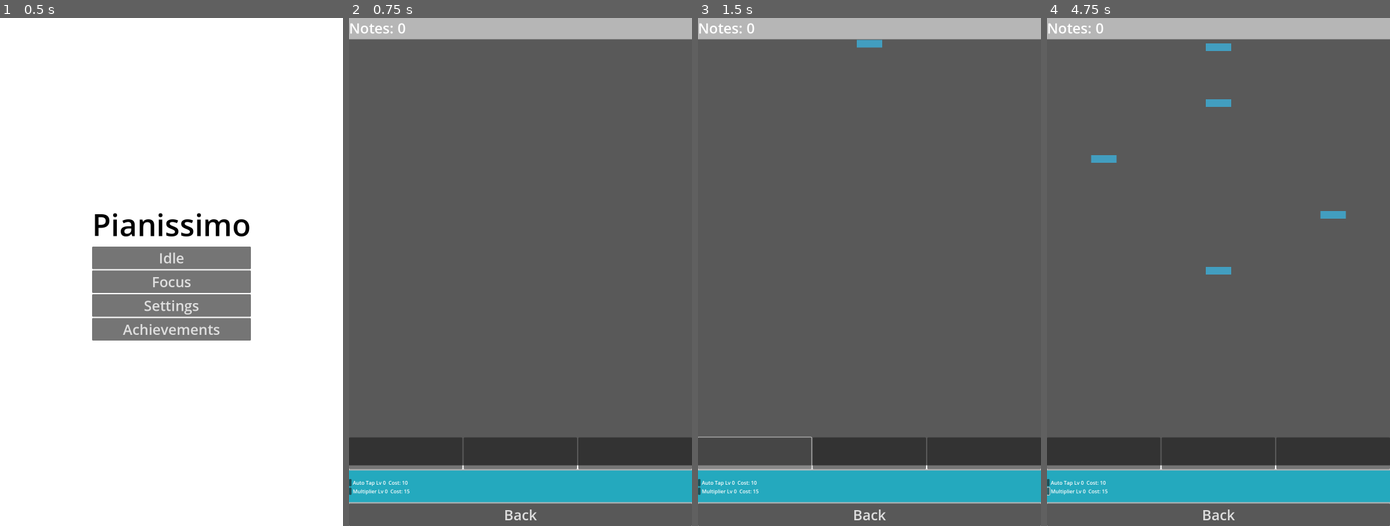
Above: before the commit, frames 1-4 (left to right).
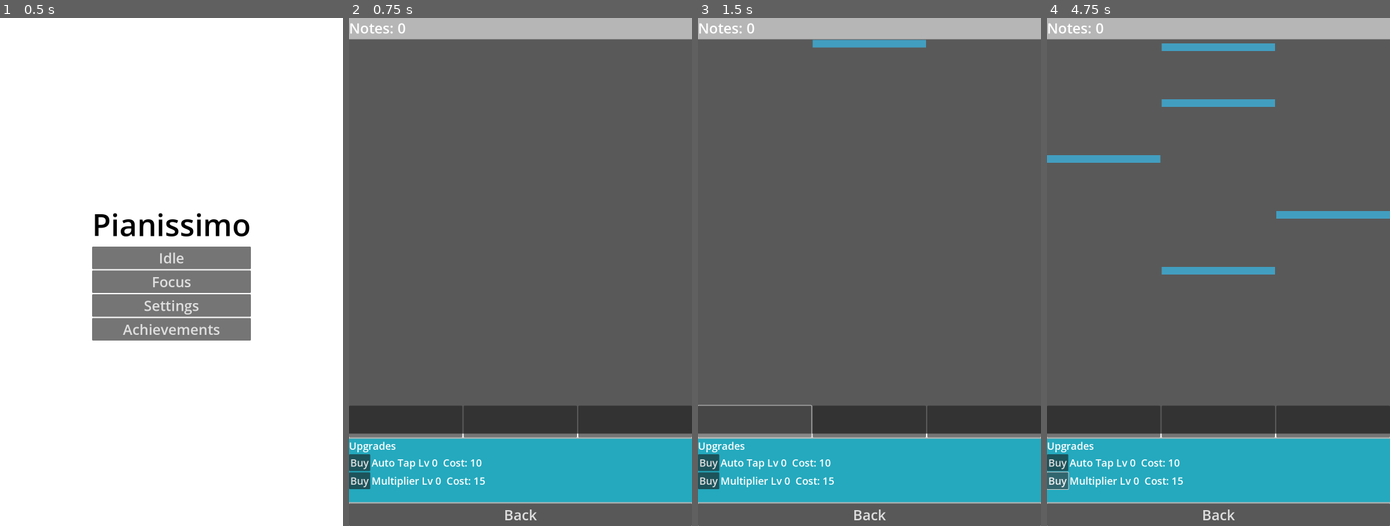
Above: after the commit, the same moments.

Repository: solsolet/MemoriaTFM
Game: Godot game, scene res://scenes/home/home.tscn
The game is run twice, just before and just after one commit, with the same random seed, the same clock (stepped at 60 frames per second) and the same inputs.
Inputs (mouse positions are in pixels of both pictures, inside the frame that each line leads up to; where the layout moved, square brackets give the same spot in the first picture):
- Up to frame 1 (0.5 s): no input
- Up to frame 2 (0.75 s): click "Idle" at 0.5 s
- Up to frame 3 (1.5 s): click (756, 419) [756, 454] at 1.25 s
- Up to frame 4 (4.75 s): click (1218, 419) [1218, 454] at 2 s; click (1331, 419) [1331, 454] at 2.75 s; click (1057, 465) [1047, 480] at 3.5 s; click (1057, 480) [1047, 490] at 4.25 s

Frame 1 is identical in both runs. In frame 2, 13% of the frame differs, in the area x 0-100%, y 76-94%; in frame 3, 12%; in frame 4, 15%, in the area x 0-100%, y 5-94%.

Commit message:
feat: guardar/carregar notes quan entres/ixes app

Diff:
--- a/pianissimo/scenes/game/game.gd
+++ b/pianissimo/scenes/game/game.gd
@@ -1,6 +1,8 @@
 extends Control
 
 const NOTE_SCENE = preload("res://scenes/note/note.tscn")
+const NOTE_HEIGHT = 24.0
+const SAVE_PATH = "user://piano_idle_save.cfg"
 
 @onready var notes_label: Label = $VBoxContainer/NotesLabel
 @onready var game_area: Control = $VBoxContainer/GameArea
@@ -22,26 +24,86 @@
 var auto_tap_timer: Timer
 
 var note_speed: float = 220.0
-var note_width: float = 80.0
-var note_height: float = 24.0
-
 var auto_tap_level: int = 0
 var multiplier_level: int = 0
 
 func _ready() -> void:
 	notes_label.text = "Notes: 0"
 
-	hit_line.size.y = 12
-	hit_line.size_flags_horizontal = Control.SIZE_FILL
-
-	update_upgrade_labels()
-
+	_setup_timers()
+
+	# Load progress from disk before updating the UI.
+	load_progress()
+
+	update_upgrade_labels()
+
+
+func _notification(what: int) -> void:
+	match what:
+		NOTIFICATION_APPLICATION_PAUSED, NOTIFICATION_APPLICATION_FOCUS_OUT:
+			save_progress()
+
+		NOTIFICATION_APPLICATION_RESUMED, NOTIFICATION_APPLICATION_FOCUS_IN:
+			load_progress()
+
+
+# INFO: Persistencia
+func save_progress() -> void:
+	var config = ConfigFile.new()
+
+	config.set_value("player", "notes", notes_value)
+	config.set_value("player", "auto_tap_level", auto_tap_level)
+	config.set_value("player", "multiplier_level", multiplier_level)
+	config.set_value("player", "last_save_time", int(Time.get_unix_time_from_system()))
+
+	var err = config.save(SAVE_PATH)
+	if err != OK:
+		print("Could not save progress: ", err)
+
+func load_progress() -> void:
+	var config = ConfigFile.new()
+
+	if not FileAccess.file_exists(SAVE_PATH):
+		return
+
+	var err = config.load(SAVE_PATH)
+	if err != OK:
+		print("Could not load progress: ", err)
+		return
+
+	notes_value = int(config.get_value("player", "notes", 0))
+	auto_tap_level = int(config.get_value("player", "auto_tap_level", 0))
+	multiplier_level = int(config.get_value("player", "multiplier_level", 0))
+
+	var last_save_time = int(config.get_value("player", "last_save_time", int(Time.get_unix_time_from_system())))
+	var now = int(Time.get_unix_time_from_system())
+	var elapsed_seconds = max(0, now - last_save_time)
+
+	if elapsed_seconds > 0:
+		# Simple offline income formula.
+		var offline_rate = 1.0 + auto_tap_level * 0.5
+		var offline_gain = int(elapsed_seconds * offline_rate)
+
+		if offline_gain > 0:
+			notes_value += offline_gain
+			print("Offline gain: ", offline_gain)
+
+	notes_label.text = "Notes: %d" % notes_value
+	update_upgrade_labels()
+
+	# Save again so the last_save_time is refreshed after loading.
+	save_progress()
+
+
+func _setup_timers() -> void:
+	# Periodically spawn new notes.
 	spawn_timer = Timer.new()
 	spawn_timer.wait_time = 0.8
 	spawn_timer.autostart = true
 	spawn_timer.timeout.connect(_on_spawn_timer_timeout)
 	add_child(spawn_timer)
 
+	# Auto-tap notes near the hit line.
 	auto_tap_timer = Timer.new()
 	auto_tap_timer.wait_time = 1.0
 	auto_tap_timer.autostart = true
@@ -49,17 +111,21 @@
 	add_child(auto_tap_timer)
 
 func _on_spawn_timer_timeout() -> void:
+	# Spawn a note in a random lane.
 	var lane = randi_range(0, key_buttons.size() - 1)
 	spawn_note(lane)
 
 func spawn_note(lane_index: int) -> void:
+	# Create a note and match its width to the key width.
+	var key_button = key_buttons[lane_index]
 	var note = NOTE_SCENE.instantiate() as Note
 	note.lane = lane_index
 	note.speed = note_speed
 
-	note.size = Vector2(note_width, note_height)
-
-	var key_button = key_buttons[lane_index]
+	var note_width = max(1.0, key_button.size.x)
+	note.set_note_size(Vector2(note_width, NOTE_HEIGHT))
+
+	# Position it relative to the game area.
 	var key_rect = key_button.get_global_rect()
 	var game_rect = game_area.get_global_rect()
 
@@ -71,17 +137,19 @@
 	active_notes.append(note)
 
 func _process(delta: float) -> void:
+	# Move notes downward and remove them once they hit the line.
 	for i in range(active_notes.size() - 1, -1, -1):
 		var note = active_notes[i]
 		note.position.y += note.speed * delta
 
-		var note_bottom = note.position.y + note.size.y
-		var hit_y = hit_line.position.y
-
-		if note_bottom >= hit_y:
+		if _note_reached_hit_line(note):
 			active_notes.remove_at(i)
 			note.queue_free()
 
+func _note_reached_hit_line(note: Note) -> bool:
+	var note_bottom = note.position.y + note.size.y
+	return note_bottom >= hit_line.position.y
+
 func _on_key_0_pressed() -> void:
 	handle_key_input(0)
 
@@ -92,6 +160,24 @@
 	handle_key_input(2)
 
 func handle_key_input(lane_index: int) -> void:
+	# Try to hit the closest note in the requested lane.
+	var best_note = _find_best_note_for_lane(lane_index)
+	if best_note == null:
+		return
+
+	var distance = abs((best_note.position.y + best_note.size.y) - hit_line.position.y)
+
+	if distance <= 20.0:
+		award_notes(2)
+	elif distance <= 50.0:
+		award_notes(1)
+	else:
+		return
+
+	active_notes.erase(best_note)
+	best_note.queue_free()
+
+func _find_best_note_for_lane(lane_index: int) -> Note:
 	var best_note: Note = null
 	var best_distance: float = INF
 
@@ -104,31 +190,10 @@
 			best_distance = distance
 			best_note = note
 
-	if best_note == null:
-		return
-
-	if best_distance <= 20.0:
-		award_notes(2)
-	elif best_distance <= 50.0:
-		award_notes(1)
-	else:
-		return
-
-	active_notes.erase(best_note)
-	best_note.queue_free()
-
-func award_notes(amount: int) -> void:
-	var reward = amount * (1 + multiplier_level)
-	notes_value += reward
-	notes_label.text = "Notes: %d" % notes_value
-
-func _on_auto_tap_timeout() -> void:
-	if auto_tap_level <= 0:
-		return
-
-	if active_notes.is_empty():
-		return
-
+	return best_note
+
+func _find_closest_note() -> Note:
+	# Used by auto-tap to find the note closest to the hit line.
 	var closest_note: Note = null
 	var closest_distance: float = INF
 
@@ -138,12 +203,30 @@
 			closest_distance = distance
 			closest_note = note
 
-	if closest_note == null:
+	return closest_note
+
+
+func award_notes(amount: int) -> void:
+	# Multiply the reward with the current multiplier level.
+	var reward = amount * (1 + multiplier_level)
+	notes_value += reward
+	notes_label.text = "Notes: %d" % notes_value
+
+	save_progress()
+
+
+func _on_auto_tap_timeout() -> void:
+	# Auto-tap only if the player already bought the upgrade.
+	if auto_tap_level <= 0:
+		return
+
+	var best_note = _find_closest_note()
+	if best_note == null:
 		return
 
 	award_notes(1)
-	active_notes.erase(closest_note)
-	closest_note.queue_free()
+	active_notes.erase(best_note)
+	best_note.queue_free()
 
 func _on_auto_tap_button_pressed() -> void:
 	var cost = auto_tap_cost()
@@ -152,8 +235,13 @@
 
 	notes_value -= cost
 	auto_tap_level += 1
+
+	# Faster auto-tap as the level grows.
 	auto_tap_timer.wait_time = max(0.4, 1.0 - 0.1 * auto_tap_level)
 	update_upgrade_labels()
+
+	save_progress()
+
 
 func _on_multiplier_button_pressed() -> void:
 	var cost = multiplier_cost()
@@ -163,6 +251,8 @@
 	notes_value -= cost
 	multiplier_level += 1
 	update_upgrade_labels()
+
+	save_progress()
 
 func auto_tap_cost() -> int:
 	return 10 + auto_tap_level * 8
@@ -175,5 +265,33 @@
 	multiplier_label.text = "Multiplier Lv %d  Cost: %d" % [multiplier_level, multiplier_cost()]
 	notes_label.text = "Notes: %d" % notes_value
 
+
+func cleanup() -> void:
+	# Stop timers and clear notes when leaving the scene.
+	save_progress()
+
+	set_process(false)
+
+	if spawn_timer:
+		spawn_timer.stop()
+		spawn_timer.queue_free()
+		spawn_timer = null
+
+	if auto_tap_timer:
+		auto_tap_timer.stop()
+		auto_tap_timer.queue_free()
+		auto_tap_timer = null
+
+	for note in active_notes:
+		note.queue_free()
+
+	active_notes.clear()
+
+
+func _exit_tree() -> void:
+	cleanup()
+
+
 func _on_btn_back_pressed() -> void:
+	cleanup()
 	get_tree().change_scene_to_file("res://scenes/home/home.tscn")
--- a/pianissimo/scenes/game/game.tscn
+++ b/pianissimo/scenes/game/game.tscn
@@ -62,6 +62,7 @@
 grow_vertical = 0
 
 [node name="KeyRow" type="HBoxContainer" parent="VBoxContainer/GameArea"]
+custom_minimum_size = Vector2(0, 100)
 layout_mode = 1
 anchors_preset = 12
 anchor_top = 1.0
@@ -87,7 +88,7 @@
 size_flags_horizontal = 3
 
 [node name="UpgradePanel" type="Panel" parent="VBoxContainer"]
-custom_minimum_size = Vector2(45, 100)
+custom_minimum_size = Vector2(50, 200)
 layout_mode = 2
 
 [node name="ColorRect" type="ColorRect" parent="VBoxContainer/UpgradePanel"]
@@ -100,30 +101,41 @@
 color = Color(0.14048484, 0.6632491, 0.7463257, 1)
 
 [node name="VBoxContainer" type="VBoxContainer" parent="VBoxContainer/UpgradePanel"]
+custom_minimum_size = Vector2(100, 0)
 layout_mode = 0
 offset_right = 40.0
 offset_bottom = 40.0
 
 [node name="UpgradeLabel" type="Label" parent="VBoxContainer/UpgradePanel/VBoxContainer"]
 layout_mode = 2
+theme_override_font_sizes/font_size = 32
+text = "Upgrades"
 
 [node name="AutoTapRow" type="HBoxContainer" parent="VBoxContainer/UpgradePanel/VBoxContainer"]
 layout_mode = 2
 
 [node name="AutoTapButton" type="Button" parent="VBoxContainer/UpgradePanel/VBoxContainer/AutoTapRow"]
+custom_minimum_size = Vector2(40, 40)
 layout_mode = 2
+theme_override_font_sizes/font_size = 32
+text = "Buy"
 
 [node name="AutoTapLabel" type="Label" parent="VBoxContainer/UpgradePanel/VBoxContainer/AutoTapRow"]
 layout_mode = 2
+theme_override_font_sizes/font_size = 32
 
 [node name="MultiplierRow" type="HBoxContainer" parent="VBoxContainer/UpgradePanel/VBoxContainer"]
 layout_mode = 2
 
 [node name="MultiplierButton" type="Button" parent="VBoxContainer/UpgradePanel/VBoxContainer/MultiplierRow"]
+custom_minimum_size = Vector2(40, 40)
 layout_mode = 2
+theme_override_font_sizes/font_size = 32
+text = "Buy"
 
 [node name="MultiplierLabel" type="Label" parent="VBoxContainer/UpgradePanel/VBoxContainer/MultiplierRow"]
 layout_mode = 2
+theme_override_font_sizes/font_size = 32
 
 [node name="BackButton" type="Button" parent="VBoxContainer"]
 auto_translate_mode = 1
--- a/pianissimo/scenes/note/note.gd
+++ b/pianissimo/scenes/note/note.gd
@@ -3,3 +3,11 @@
 
 var lane: int = 0
 var speed: float = 220.0
+
+func set_note_size(new_size: Vector2) -> void:
+	# Resize note root and its visual child
+	self.size = new_size
+	if has_node("ColorRect"):
+		var color_rect = $ColorRect as Control
+		color_rect.size = new_size
+		color_rect.custom_minimum_size = new_size
Not shown, changed: VaultMemoria/.obsidian/workspace.json
